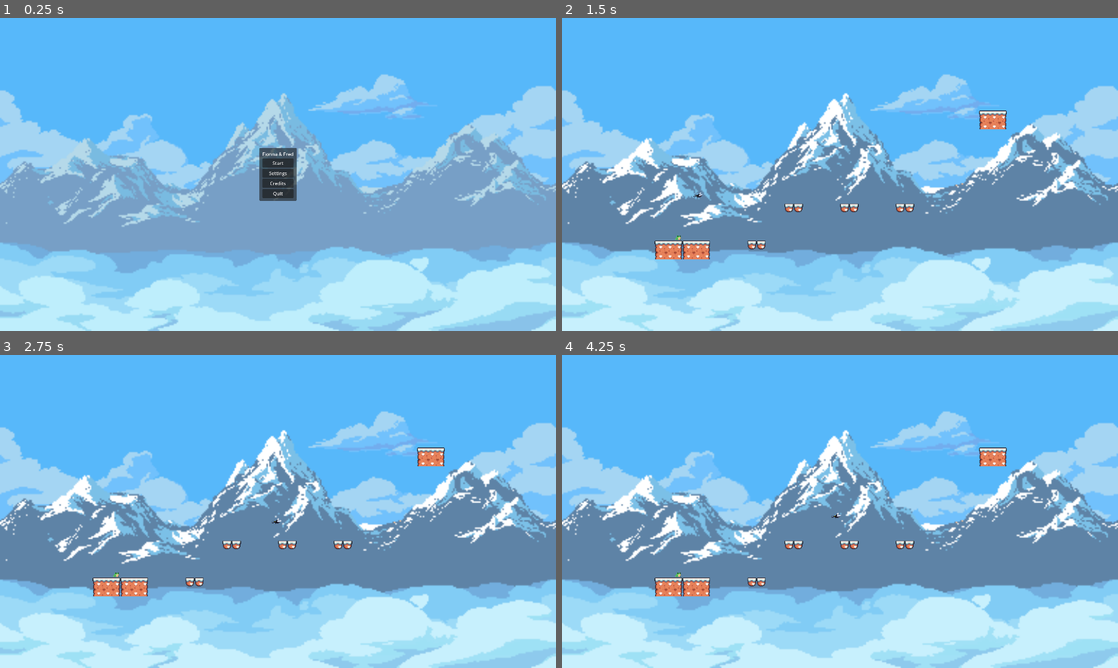
Above: before the commit, frames 1-4 (two rows, left to right).
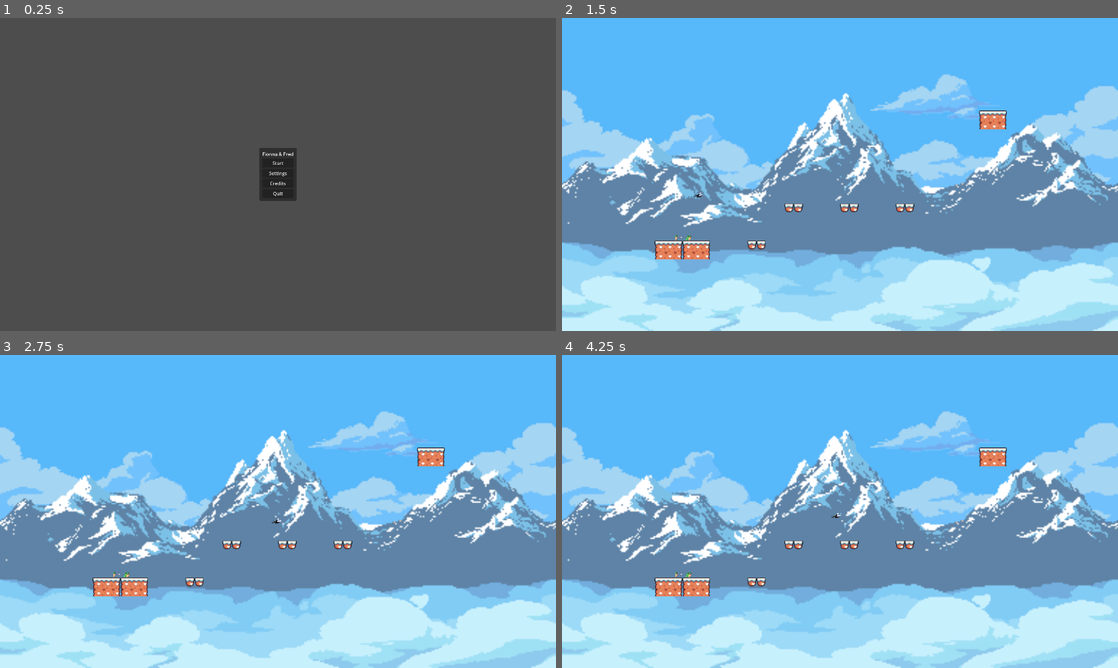
Above: after the commit, the same moments.

Repository: AntonioVitalic/Taller_Desarrollo_Videojuegos_GP1
Game: Godot game, scene res://scenes/ui/MainMenu.tscn
Two runs of this game, one before a commit and one after it. Both use one fixed random seed, a clock stepped at 60 frames per second and the inputs below.
Inputs (mouse positions are in pixels of both pictures, inside the frame that each line leads up to):
- Up to frame 1 (0.25 s): no input
- Up to frame 2 (1.5 s): click "Start" at 0.5 s; tap Enter at 1.25 s; move the mouse to (962, 158) at 1.27 s; hold D (right) from 1.28 s (still down); click (962, 158) at 1.35 s
- Up to frame 3 (2.75 s): keep holding D (right); tap W (up_movement) at 1.52, 2.27 s; tap Space at 2 s; move the mouse to (166, 527) at 2.02 s; click (166, 527) at 2.1 s
- Up to frame 4 (4.25 s): move the mouse to (895, 442) at 2.77 s; release D (right) at 2.78 s; hold A (left) 2.78-3.53 s; click (895, 442) at 2.85 s; move the mouse to (812, 574) at 3.52 s; hold D (right) from 3.53 s (still down); click (812, 574) at 3.6 s; tap W (up_movement) at 3.77 s

The runs differ from the first frame. In frame 1, 99% of the frame differs, in the area x 0-100%, y 0-100%; in frame 2, less than 0.1%; in frame 3, less than 0.1%; in frame 4, less than 0.1%.
Error before the commit: Invalid operands 'Vector2' and 'float' in operator '+'. (res://fred.gd:21)

Commit message:
changed Fred script

Diff:
--- a/fred.gd
+++ b/fred.gd
@@ -3,29 +3,52 @@
 
 const SPEED = 300.0
 const JUMP_VELOCITY = -400.0
+const SWING_FORCE = 1000.0
+const MAX_SWING_ANGLE = 60.0
+var isSwinging = false
+var swingAttachmentPoint = Vector2.ZERO
 
 # Get the gravity from the project settings to be synced with RigidBody nodes.
 var gravity = ProjectSettings.get_setting("physics/2d/default_gravity")
 # var velocity = Vector2()
-var tongue_length = 100
-var tongue_offset = Vector2()
 
 func _physics_process(delta):
-	# Add the gravity.
-	#if not is_on_floor():
-	#	velocity.y += gravity * delta
+	# Handle input and tongue shooting
+	if Input.is_action_just_pressed("shoot_tongue"):
+		shootTongue(get_global_mouse_position())
 
-	# Handle Jump.
-	#if Input.is_action_just_pressed("jump") and is_on_floor():
-	#	velocity.y = JUMP_VELOCITY
-	velocity += gravity * delta
+	# Apply tongue swinging physics if swinging
+	if isSwinging:
+		var directSpaceState = PhysicsServer2D.space_get_direct_state(get_world_2d().space)
+		var swingDirection = (swingAttachmentPoint - global_position).normalized()
+		var swingForce = swingDirection * SWING_FORCE * delta
+		directSpaceState.apply_impulse(global_position, swingForce)
 
-	# Get the input direction and handle the movement/deceleration.
-	# As good practice, you should replace UI actions with custom gameplay actions.
-	var direction = Input.get_axis("left", "right")
-	if direction:
-		velocity.x = direction * SPEED
-	else:
-		velocity.x = move_toward(velocity.x, 0, SPEED)
+		# Limit the swing angle to make it feel more realistic
+		var currentAngle = swingDirection.angle_to(Vector2.UP)
+		if abs(currentAngle) > MAX_SWING_ANGLE:
+			isSwinging = false
+			releaseTongue()
 
-	move_and_slide()
+func shootTongue(targetPosition):
+	if !isSwinging:
+		var ray = RayCast2D.new()
+		add_child(ray)
+
+		# Configure the ray
+		ray.enabled = true
+		ray.global_position = global_position
+		ray.look_at(targetPosition)
+
+		if ray.is_colliding():
+			var rayResult = ray.get_collision_point()
+			isSwinging = true
+			swingAttachmentPoint = rayResult
+			swingAttachmentPoint.y = global_position.y  # Lock the Y coordinate
+
+
+		# Remove the ray when done
+		ray.queue_free()
+
+func releaseTongue():
+	isSwinging = false
--- a/fred.tscn
+++ b/fred.tscn
@@ -1,10 +1,18 @@
-[gd_scene load_steps=4 format=3 uid="uid://b60ct8smlpe8t"]
+[gd_scene load_steps=6 format=3 uid="uid://b60ct8smlpe8t"]
 
 [ext_resource type="Script" path="res://fred.gd" id="1_rscxi"]
-[ext_resource type="Texture2D" uid="uid://ot283saeqp13" path="res://assets/rana_fred/ToxicFrog/GreenBlue/ToxicFrogGreenBlue_Idle.png" id="2_d0sdr"]
+[ext_resource type="Texture2D" uid="uid://cd681haselnha" path="res://ToxicFrogGreenBlue_Sheet.png" id="2_ngotd"]
 
 [sub_resource type="RectangleShape2D" id="RectangleShape2D_n7dy7"]
 size = Vector2(21, 16)
+
+[sub_resource type="Animation" id="Animation_s2ixv"]
+resource_name = "shoot_tongue"
+
+[sub_resource type="AnimationLibrary" id="AnimationLibrary_k8ahv"]
+_data = {
+"shoot_tongue": SubResource("Animation_s2ixv")
+}
 
 [node name="Fred" type="CharacterBody2D"]
 script = ExtResource("1_rscxi")
@@ -13,11 +21,15 @@
 shape = SubResource("RectangleShape2D_n7dy7")
 
 [node name="Sprite2D" type="Sprite2D" parent="."]
-position = Vector2(3, -1)
-scale = Vector2(0.979167, 0.9875)
-texture = ExtResource("2_d0sdr")
+position = Vector2(17, 0)
+texture = ExtResource("2_ngotd")
 hframes = 8
+vframes = 5
+frame = 20
 
 [node name="AnimationPlayer" type="AnimationPlayer" parent="."]
+libraries = {
+"": SubResource("AnimationLibrary_k8ahv")
+}
 
 [node name="AnimationTree" type="AnimationTree" parent="."]
--- a/project.godot
+++ b/project.godot
@@ -53,3 +53,8 @@
 "events": [Object(InputEventKey,"resource_local_to_scene":false,"resource_name":"","device":-1,"window_id":0,"alt_pressed":false,"shift_pressed":false,"ctrl_pressed":false,"meta_pressed":false,"pressed":false,"keycode":0,"physical_keycode":68,"key_label":0,"unicode":100,"echo":false,"script":null)
 ]
 }
+shoot_tongue={
+"deadzone": 0.5,
+"events": [Object(InputEventMouseButton,"resource_local_to_scene":false,"resource_name":"","device":-1,"window_id":0,"alt_pressed":false,"shift_pressed":false,"ctrl_pressed":false,"meta_pressed":false,"button_mask":0,"position":Vector2(0, 0),"global_position":Vector2(0, 0),"factor":1.0,"button_index":1,"canceled":false,"pressed":false,"double_click":false,"script":null)
+]
+}
--- a/scenes/ui/MainMenu.tscn
+++ b/scenes/ui/MainMenu.tscn
@@ -1,7 +1,6 @@
-[gd_scene load_steps=4 format=3 uid="uid://de162qjng0dqa"]
+[gd_scene load_steps=3 format=3 uid="uid://de162qjng0dqa"]
 
 [ext_resource type="Script" path="res://scenes/ui/MainMenu.gd" id="1_0nfrm"]
-[ext_resource type="Texture2D" uid="uid://dh3xp2fgop0oh" path="res://assets/background/Glacial-mountains-parallax-background_vnitti_v3/Glacial-mountains-parallax-background_vnitti/background_glacial_mountains_lightened.png" id="2_x1xvo"]
 
 [sub_resource type="Theme" id="Theme_qtfh5"]
 
@@ -12,11 +11,6 @@
 grow_horizontal = 2
 grow_vertical = 2
 script = ExtResource("1_0nfrm")
-
-[node name="Sprite2D" type="Sprite2D" parent="."]
-scale = Vector2(5, 5)
-texture = ExtResource("2_x1xvo")
-centered = false
 
 [node name="PanelContainer" type="PanelContainer" parent="."]
 layout_mode = 2
Binary file added: assets/rana_fred/tongue.png
Not shown, added: assets/rana_fred/tongue.png.import
Binary file added: scenes/backgroundScenes/ToxicFrogGreenBlue_Sheet.png
Not shown, added: scenes/backgroundScenes/ToxicFrogGreenBlue_Sheet.png.import
Not shown, added: assets/background/Glacial-mountains-parallax-background_vnitti_v3/Glacial-mountains-parallax-background_vnitti/Layers/gla10B.tmp
Not shown, added: assets/background/Glacial-mountains-parallax-background_vnitti_v3/Glacial-mountains-parallax-background_vnitti/Layers/gla1161.tmp
Not shown, added: assets/background/Glacial-mountains-parallax-background_vnitti_v3/Glacial-mountains-parallax-background_vnitti/Layers/gla1AB2.tmp
Not shown, added: assets/background/Glacial-mountains-parallax-background_vnitti_v3/Glacial-mountains-parallax-background_vnitti/Layers/gla1BD5.tmp
Not shown, added: assets/background/Glacial-mountains-parallax-background_vnitti_v3/Glacial-mountains-parallax-background_vnitti/Layers/gla244.tmp
Not shown, added: assets/background/Glacial-mountains-parallax-background_vnitti_v3/Glacial-mountains-parallax-background_vnitti/Layers/gla2A89.tmp
Not shown, added: assets/background/Glacial-mountains-parallax-background_vnitti_v3/Glacial-mountains-parallax-background_vnitti/Layers/gla2C09.tmp
Not shown, added: assets/background/Glacial-mountains-parallax-background_vnitti_v3/Glacial-mountains-parallax-background_vnitti/Layers/gla2FA7.tmp
(and 65 more such lines)
